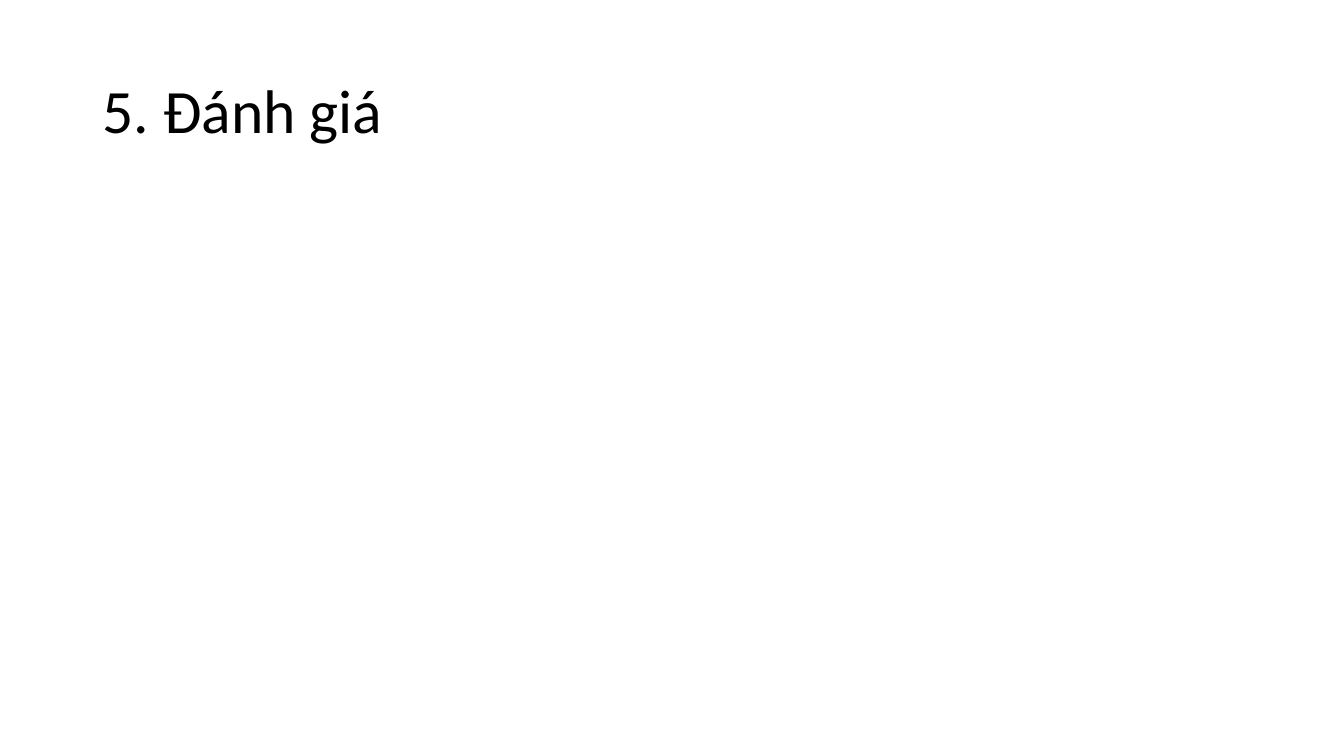
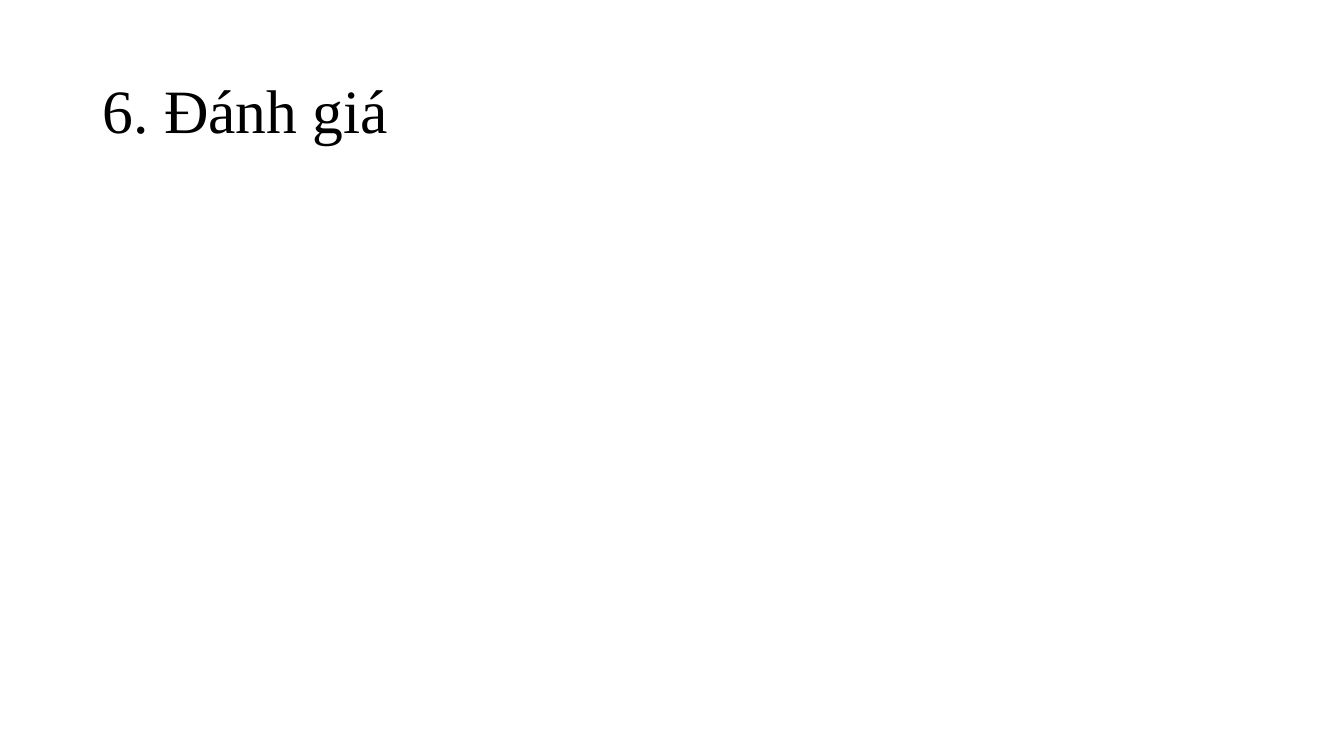
Before and after one commit to NguyenXuanVinh2000/KHDL-UD2, a slide deck: slide 8 of Thuyet_trinh_PowerPoint.pptx (slide 6 before the commit). Drawn at 1344x756 pixels with LibreOffice and Linux fonts; fonts in the diff are those of the drawing. Boxes give left, top, right and bottom in pixels: in the first picture for what was removed or moved away, otherwise in the second. Text is boxed around its words. In the diff, an @@ line names an element or a change of style, - is before the commit and + after.

```diff
--- a/Thuyet_trinh_PowerPoint.pptx
+++ b/Thuyet_trinh_PowerPoint.pptx
@@ title at (102, 90, 388, 144): text changed; font Calibri to Times New Roman @@
-5. Đánh giá
+6. Đánh giá
```
Also in this commit, not shown: 4 other slides changed, 3 slides added, 1 slide removed.
